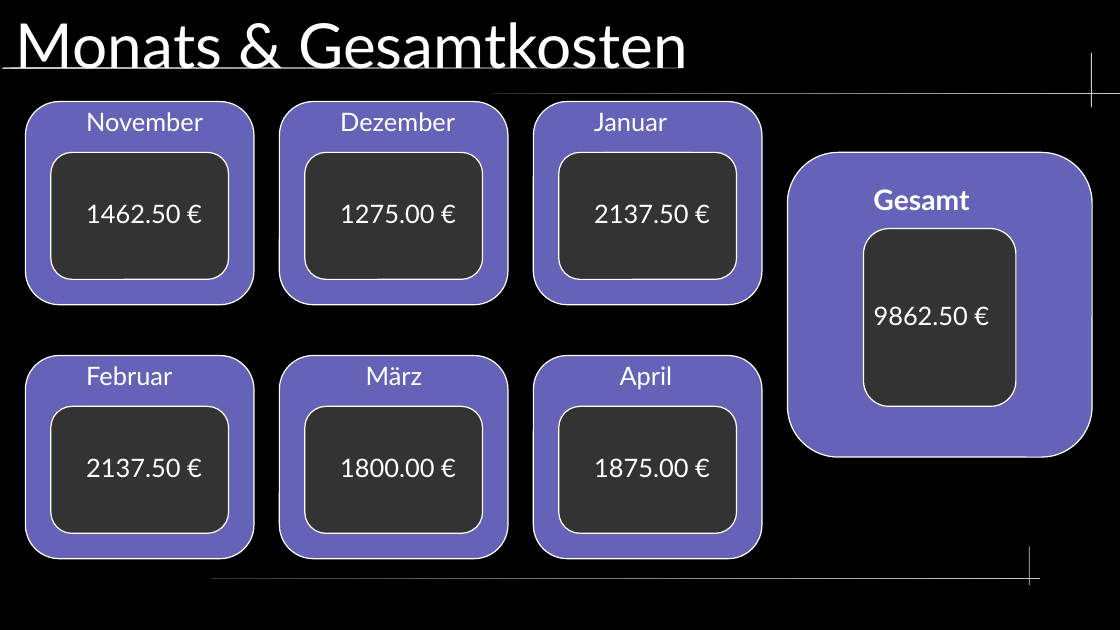
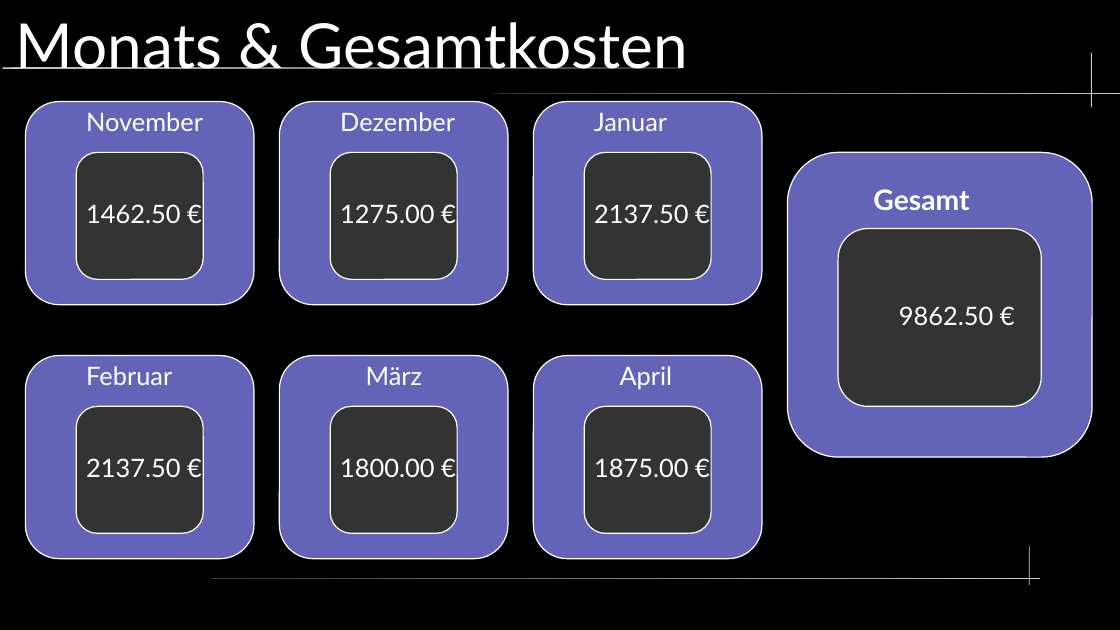
Before and after one commit to hyperbel/MatheProjekt22_23, a slide deck: slide 17 of Doc/Präsi/Präsentation.odp (slide 10 before the commit). Drawn at 1120x630 pixels with LibreOffice and Linux fonts; fonts in the diff are those of the drawing. Boxes give left, top, right and bottom in pixels: in the first picture for what was removed or moved away, otherwise in the second. Text is boxed around its words. In the diff, an @@ line names an element or a change of style, - is before the commit and + after.

```diff
--- a/Doc/Präsi/Präsentation.odp
+++ b/Doc/Präsi/Präsentation.odp
@@ rounded rectangle: place and size @@
-rounded rectangle at (51, 152, 229, 279)
+rounded rectangle at (76, 152, 203, 279)
@@ rounded rectangle: place and size @@
-rounded rectangle at (305, 152, 483, 279)
+rounded rectangle at (330, 152, 457, 279)
@@ rounded rectangle removed at (559, 152, 737, 279) @@
@@ rounded rectangle added at (838, 229, 1042, 407), fill #333333, outline #FFFFFF 0.85 pt @@
@@ freeform shape removed at (864, 229, 1016, 407) @@
@@ text "9862.50 €": place and size @@
-text "9862.50 €" at (874, 306, 968, 325)
+text "9862.50 €" at (899, 306, 993, 325)
@@ rounded rectangle: place and size @@
-rounded rectangle at (51, 407, 229, 534)
+rounded rectangle at (76, 407, 203, 534)
@@ rounded rectangle: place and size @@
-rounded rectangle at (305, 407, 483, 534)
+rounded rectangle at (330, 407, 457, 534)
@@ rounded rectangle: place and size @@
-rounded rectangle at (559, 407, 737, 534)
+rounded rectangle at (584, 407, 711, 534)
```
Also in this commit, not shown: 11 other slides changed, 13 slides added, 2 slides removed.
